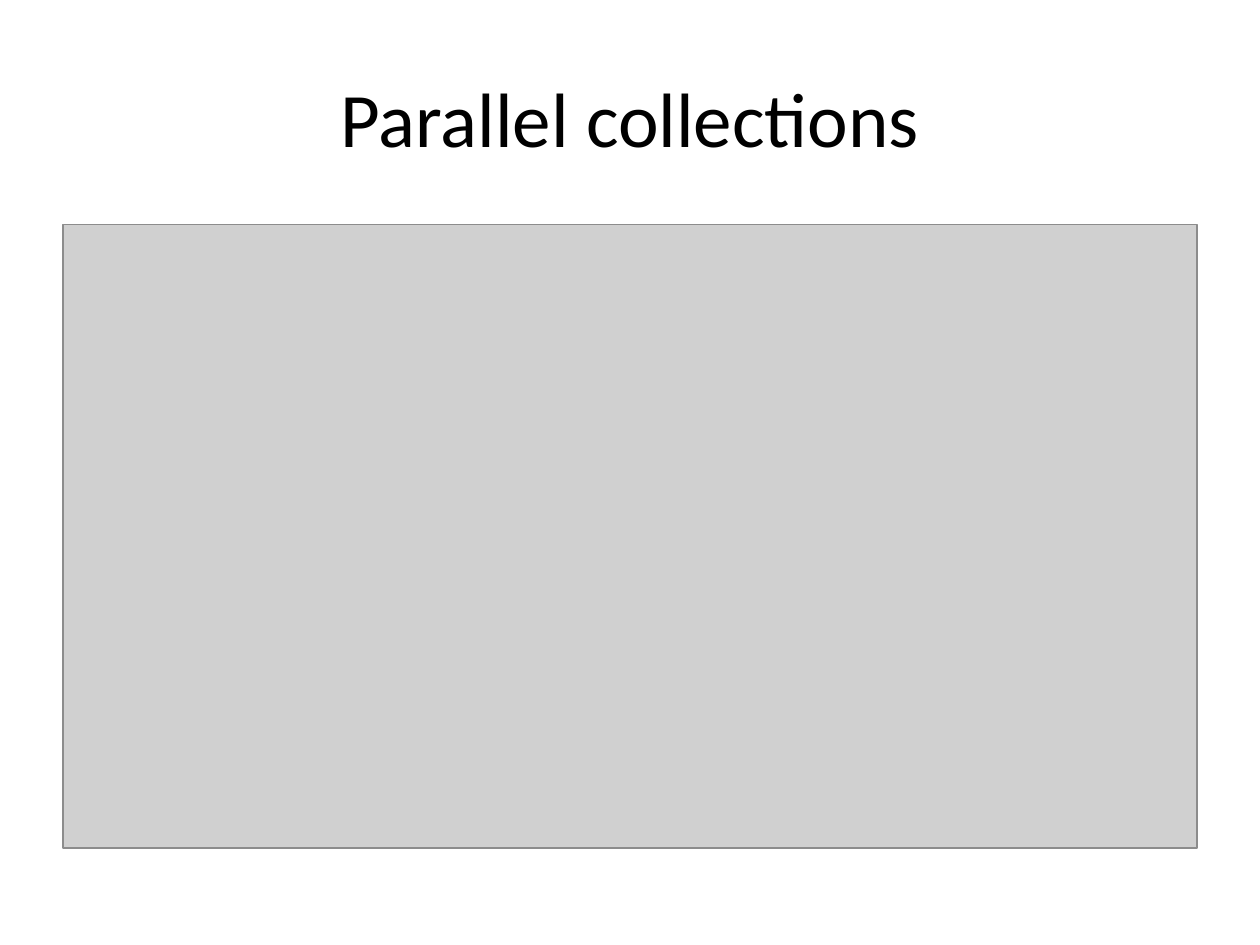
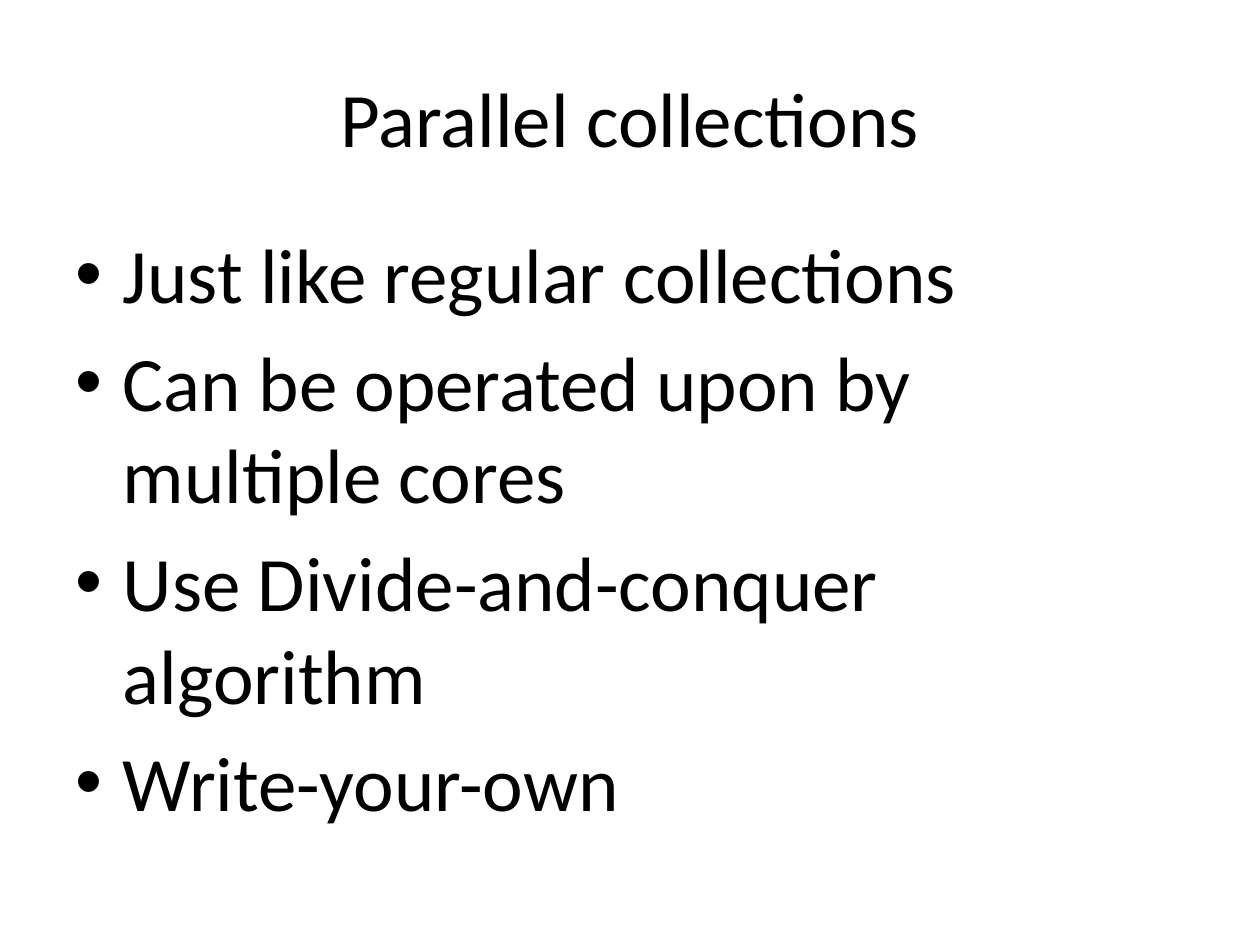
Before and after one commit to todkar/Away_Day, a slide deck: slide 18 of Scala_Away_Day.pptx. Drawn at 1260x945 pixels with LibreOffice and Linux fonts; fonts in the diff are those of the drawing; grey boxes stand for pictures. Boxes give left, top, right and bottom in pixels: in the first picture for what was removed or moved away, otherwise in the second. Text is boxed around its words. In the diff, an @@ line names an element or a change of style, - is before the commit and + after.

```diff
--- a/Scala_Away_Day.pptx
+++ b/Scala_Away_Day.pptx
@@ picture removed at box(63, 224, 1197, 848) @@
@@ text added at box(123, 249, 956, 824), 44 pt, text #000000 @@
+• Just like regular collections
+• Can be operated upon by multiple cores
+• Use Divide-and-conquer algorithm
+• Write-your-own
```
Also in this commit, not shown: 2 other slides changed, 5 slides added, 2 slides removed, 1 other file.
